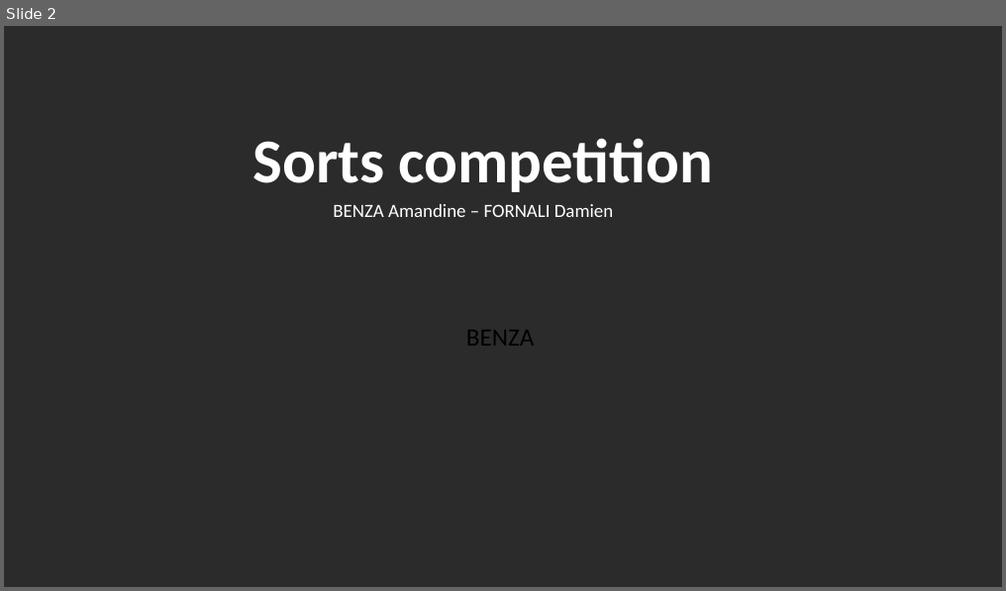
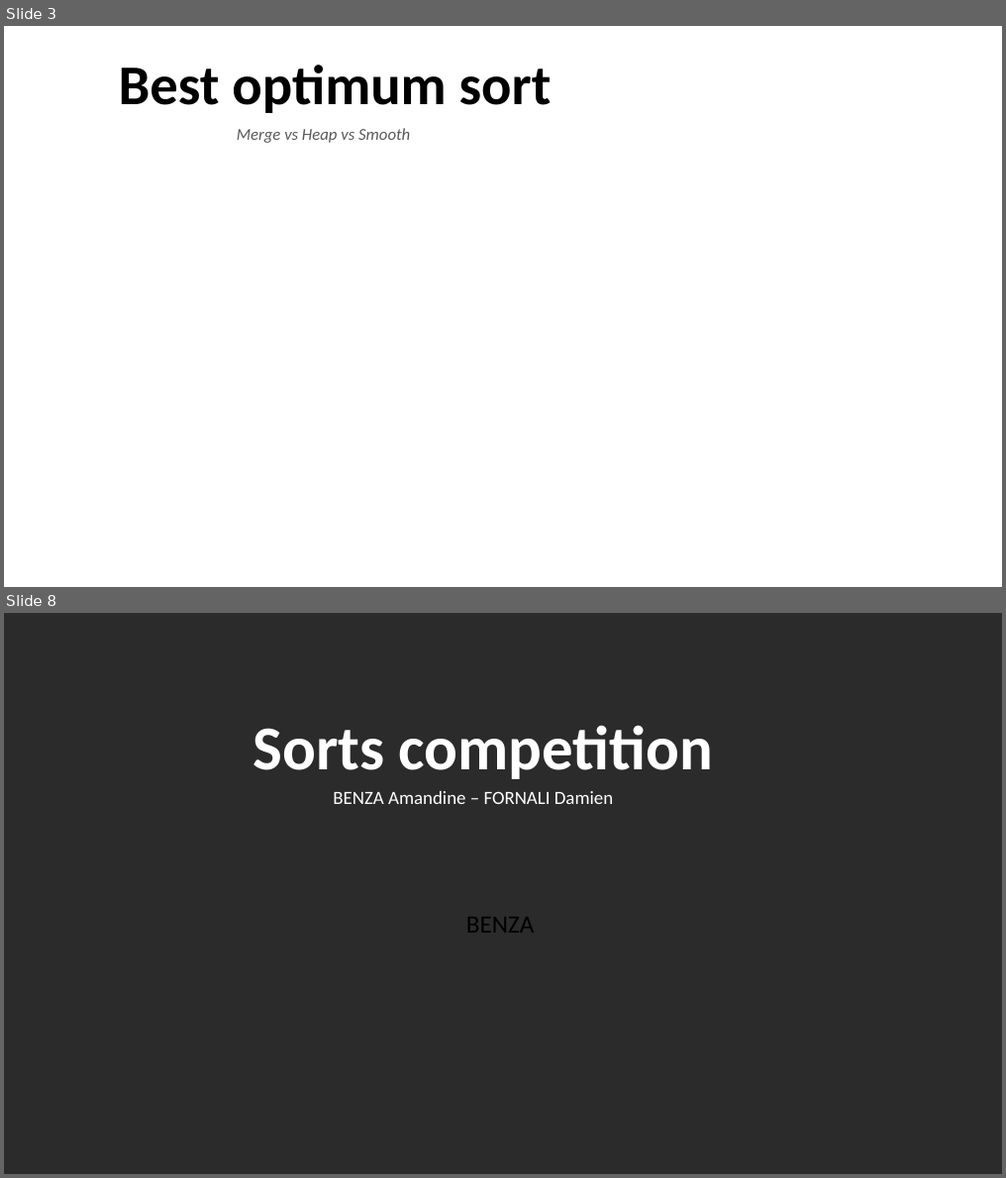
Before and after one commit to Damoy/sorts-competition, a slide deck: src/main/resources/pres/BENZA_FORNALI-sorts.pptx. Shown one above the other, each under a label of ours: slide 2 before the commit, slides 3 and 8 after it; the slides between them are not shown. The pictures are 1006x591 and 1006x1178 pixels, drawn with LibreOffice and Linux fonts; fonts in the diff are those of the drawing; background and template pictures are left out; a plain dark background stands for a picture behind light text. Boxes give left, top, right and bottom in pixels: in the first picture for what was removed or moved away, otherwise in the second. Text is boxed around its words. In the diff, an @@ line names an element or a change of style, - is before the commit and + after.

Commit message:
Quick Merge && Beginning of pres

```diff
--- a/src/main/resources/pres/BENZA_FORNALI-sorts.pptx
+++ b/src/main/resources/pres/BENZA_FORNALI-sorts.pptx
@@ slide 3 added at bbox=[4, 26, 1002, 587], background picture (left out) @@
@@ title added at bbox=[119, 65, 551, 113], 54 pt, text #000000, bold @@
+Best optimum sort
@@ text added at bbox=[237, 128, 410, 143], 16 pt, text #595959, italic @@
+Merge vs Heap vs Smooth
@@ what was slide 2 is now slide 8 @@
```
Also in this commit, not shown: 6 other slides added, 25 other files.
